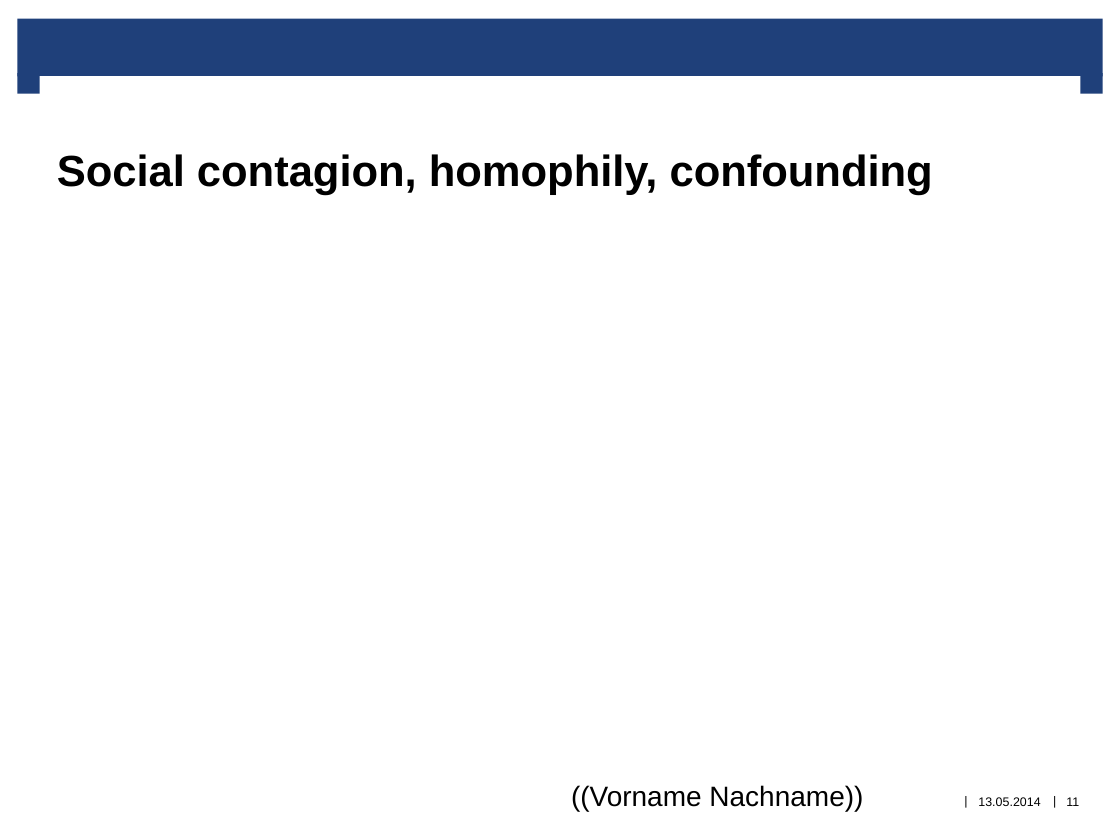
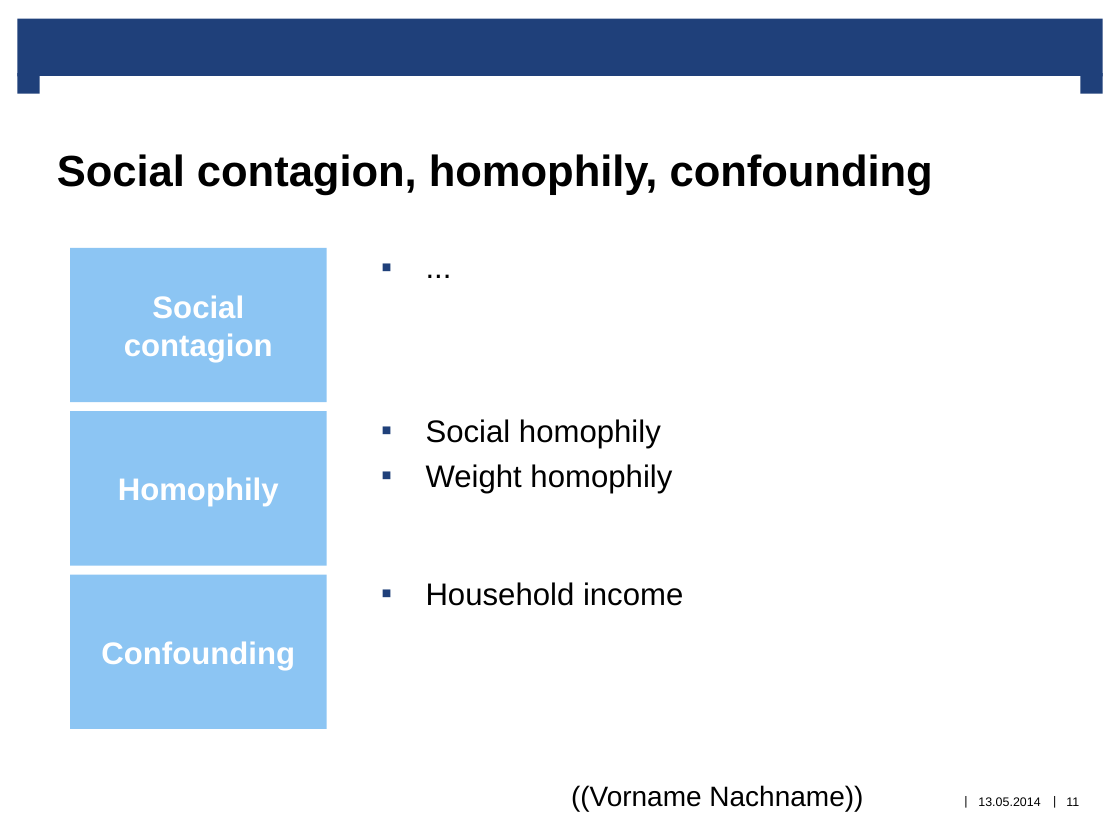
Before and after one commit to eledieu/Social-contagion-of-obesity, a slide deck: slide 11 of presentation/Social Contagion of Obesity Presentation.pptx. Drawn at 1120x840 pixels with LibreOffice and Linux fonts; fonts in the diff are those of the drawing; background and template pictures are left out. Boxes give left, top, right and bottom in pixels: in the first picture for what was removed or moved away, otherwise in the second. Text is boxed around its words. In the diff, an @@ line names an element or a change of style, - is before the commit and + after.

```diff
--- a/presentation/Social Contagion of Obesity Presentation.pptx
+++ b/presentation/Social Contagion of Obesity Presentation.pptx
@@ rectangle added at (x1=69, y1=248, x2=326, y2=402), fill #8CC5F3, 20 pt, text #FFFFFF, bold @@
+Social contagion
@@ text added at (x1=364, y1=248, x2=1081, y2=402), 20 pt, text #000000 @@
+▪ ...
@@ rectangle added at (x1=69, y1=411, x2=326, y2=566), fill #8CC5F3, 20 pt, text #FFFFFF, bold @@
+Homophily
@@ text added at (x1=426, y1=419, x2=672, y2=493), 20 pt, text #000000 @@
+▪ Social homophily
+▪ Weight homophily
@@ rectangle added at (x1=69, y1=575, x2=326, y2=729), fill #8CC5F3, 20 pt, text #FFFFFF, bold @@
+Confounding
@@ text added at (x1=426, y1=582, x2=683, y2=606), 20 pt, text #000000 @@
+▪ Household income
```
Also in this commit, not shown: 1 other slide changed.
